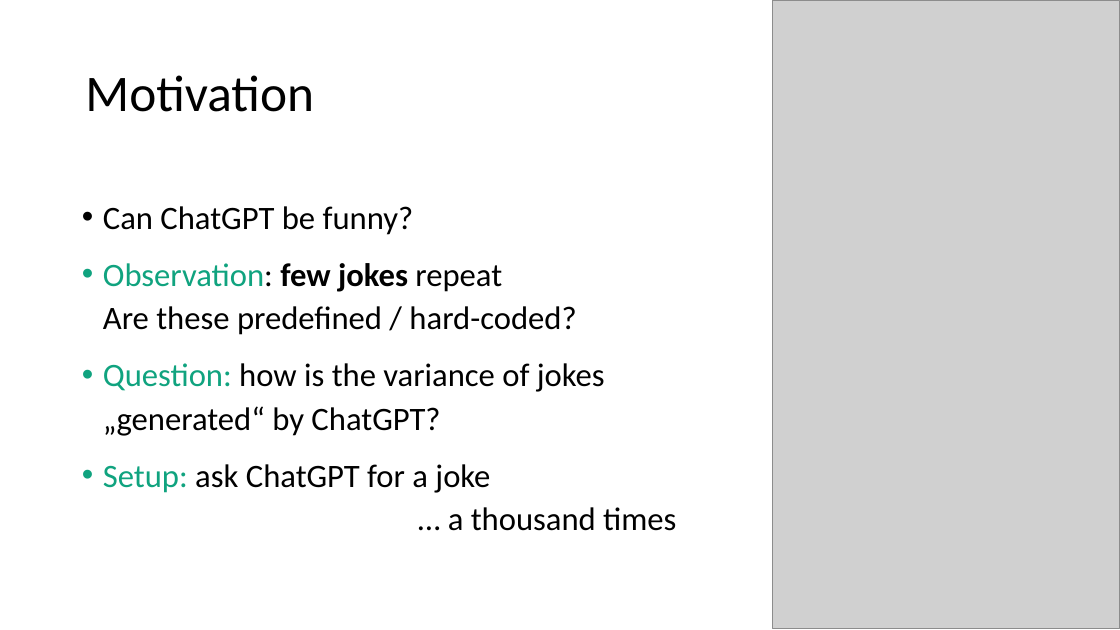
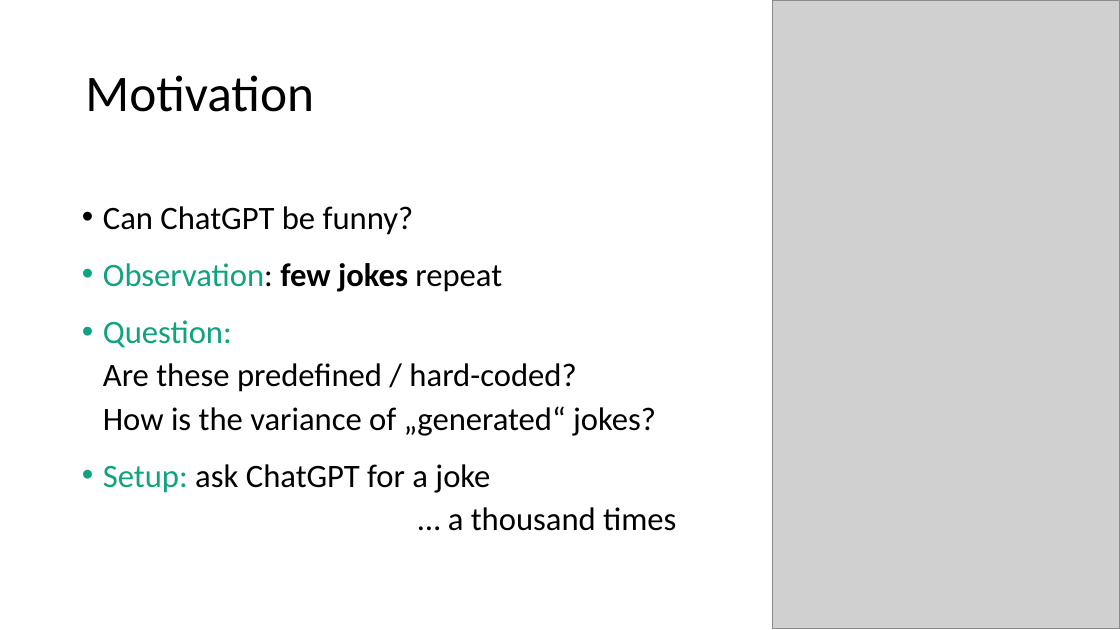
Before and after one commit to sciphie/JokeGPT, a slide deck: slide 2 of ChatGPT is fun –.pptm. Drawn at 1120x630 pixels with LibreOffice and Linux fonts; fonts in the diff are those of the drawing; grey boxes stand for pictures. Boxes give left, top, right and bottom in pixels: in the first picture for what was removed or moved away, otherwise in the second. Text is boxed around its words. In the diff, an @@ line names an element or a change of style, - is before the commit and + after.

```diff
--- a/ChatGPT is fun –.pptm
+++ b/ChatGPT is fun –.pptm
@@ text at (103,263,656,436): text changed @@
-• Observation: few jokes repeat
-  Are these predefined / hard-coded?
-• Question: how is the variance of jokes „generated“ by ChatGPT?
+• Observation: few jokes repeat
+• Question:
+  Are these predefined / hard-coded?
+  How is the variance of „generated“ jokes?
```
Also in this commit, not shown: 13 other slides changed, 7 slides added, 1 slide removed.
